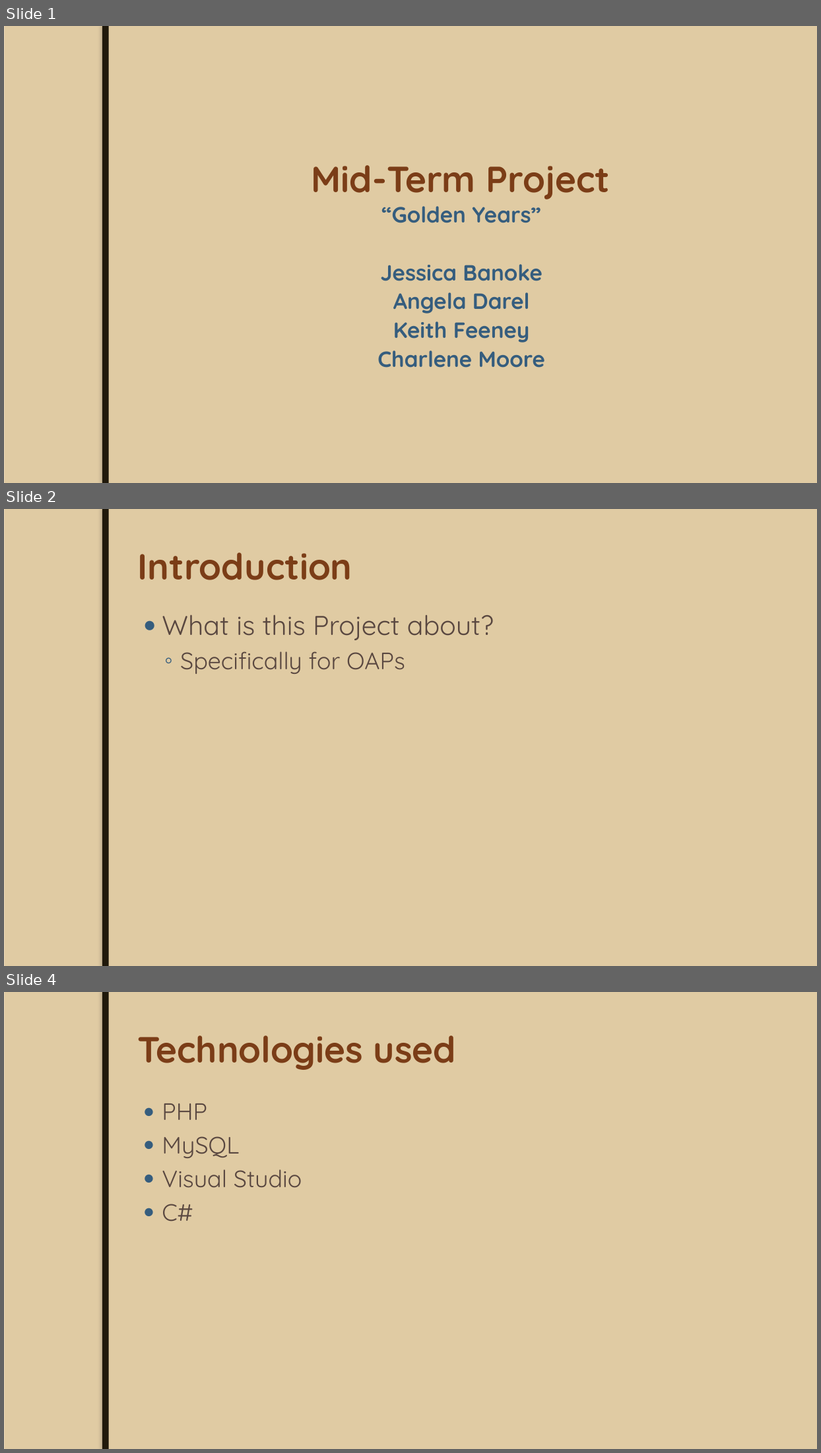
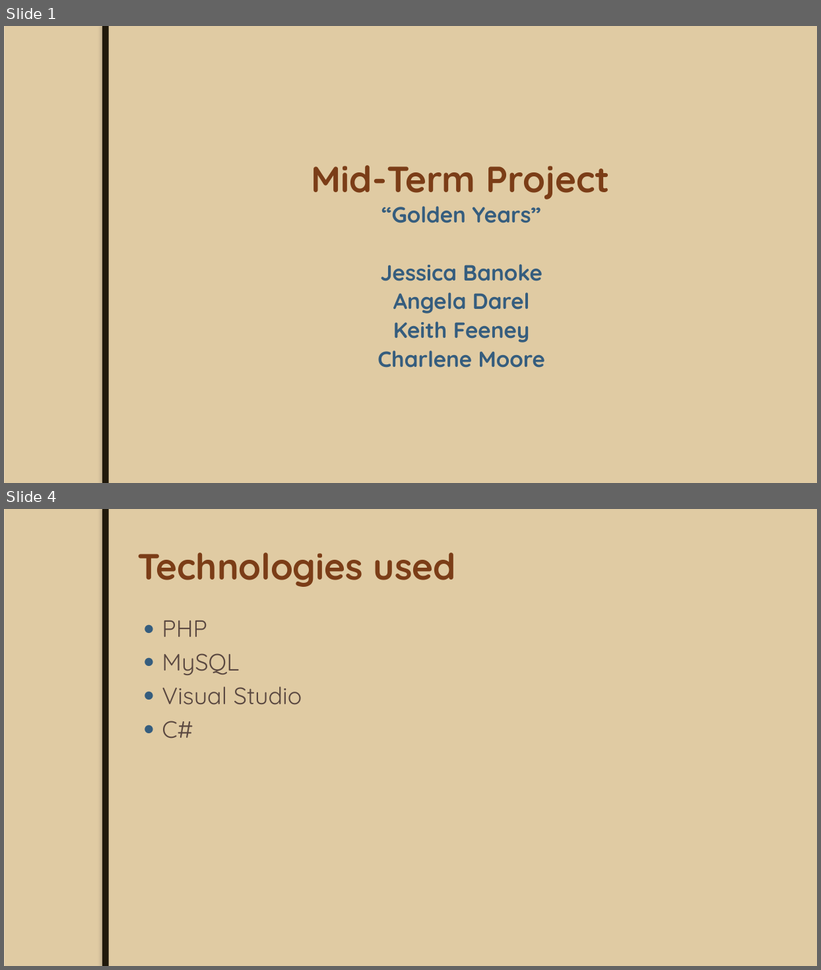
Before and after one commit to JoeyTatu/GoldenYears, a slide deck: Week 8 - Presentation slides/Mid-Term Project.pptx. Shown one above the other, each under a label of ours: slides 1, 2 and 4 before the commit, slides 1 and 4 after it; the slides between them are not shown. The pictures are 821x1453 and 821x970 pixels, drawn with LibreOffice and Linux fonts; fonts in the diff are those of the drawing; background and template pictures are left out. Boxes give left, top, right and bottom in pixels: in the first picture for what was removed or moved away, otherwise in the second. Text is boxed around its words. In the diff, an @@ line names an element or a change of style, - is before the commit and + after.

```diff
--- a/Week 8 - Presentation slides/Mid-Term Project.pptx
+++ b/Week 8 - Presentation slides/Mid-Term Project.pptx
@@ slide 2 removed at [4, 509, 817, 966], background #EBDDC3; not listed: 2 template elements that a slide beside it also shows @@
@@ title removed at [138, 553, 352, 580] @@
-Introduction
@@ text removed at [162, 615, 494, 674] @@
-● What is this Project about?
-  ◦ Specifically for OAPs
```
Also in this commit, not shown: 1 slide changed, 1 slide added.
